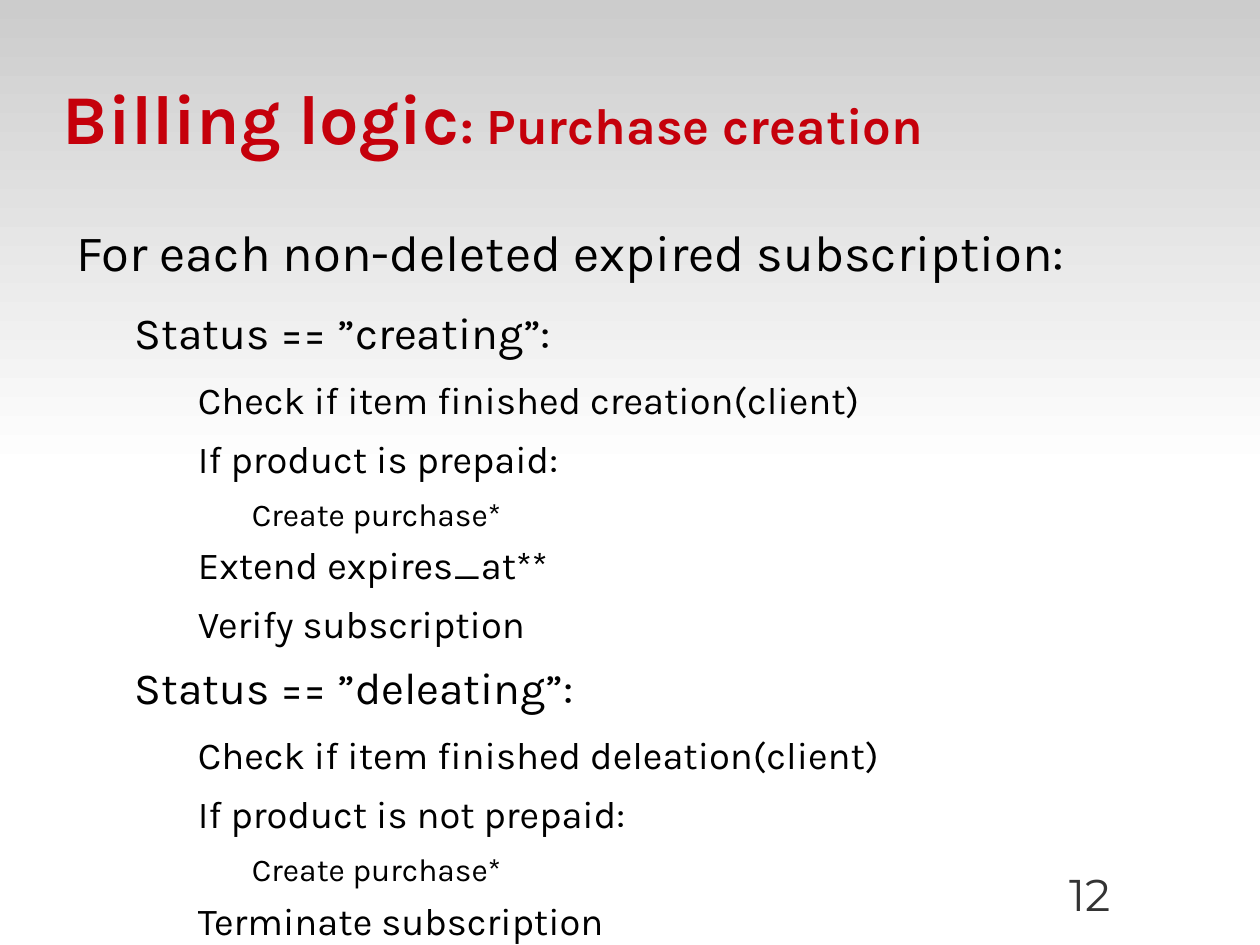
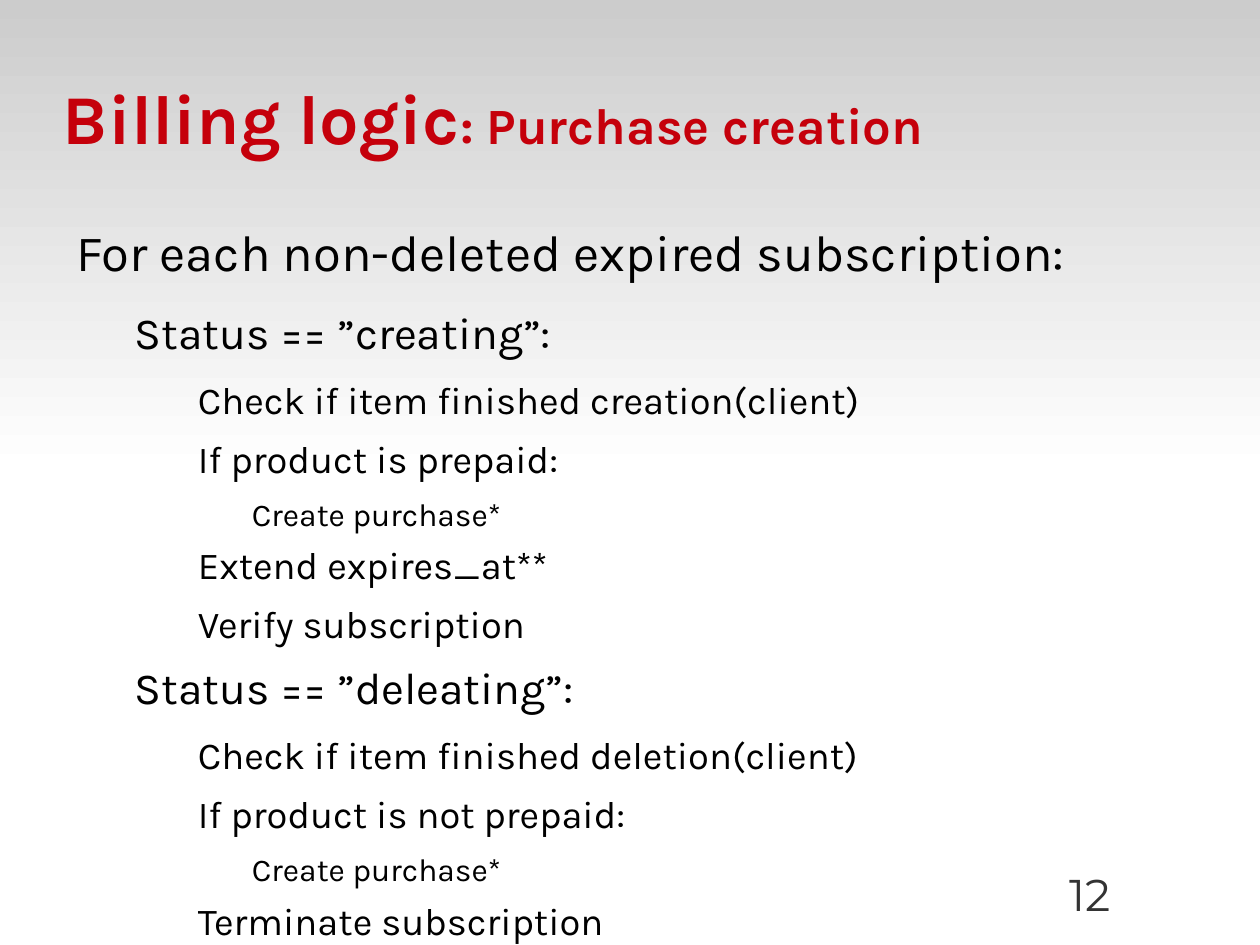
Before and after one commit to zyluo/talk-OSDS-2012, a slide deck: slide 12 of OSDS-2012-SF-dough-LZY.odp. Drawn at 1260x945 pixels with LibreOffice and Linux fonts; fonts in the diff are those of the drawing; background and template pictures are left out. Boxes give left, top, right and bottom in pixels: in the first picture for what was removed or moved away, otherwise in the second. Text is boxed around its words. In the diff, an @@ line names an element or a change of style, - is before the commit and + after.

Commit message:
Fix line thickness and typos

```diff
--- a/OSDS-2012-SF-dough-LZY.odp
+++ b/OSDS-2012-SF-dough-LZY.odp
@@ text at [198,741,857,773]: text changed @@
-    Check if item finished deleation(client)
+    Check if item finished deletion(client)
```
Also in this commit, not shown: 9 other slides changed.
